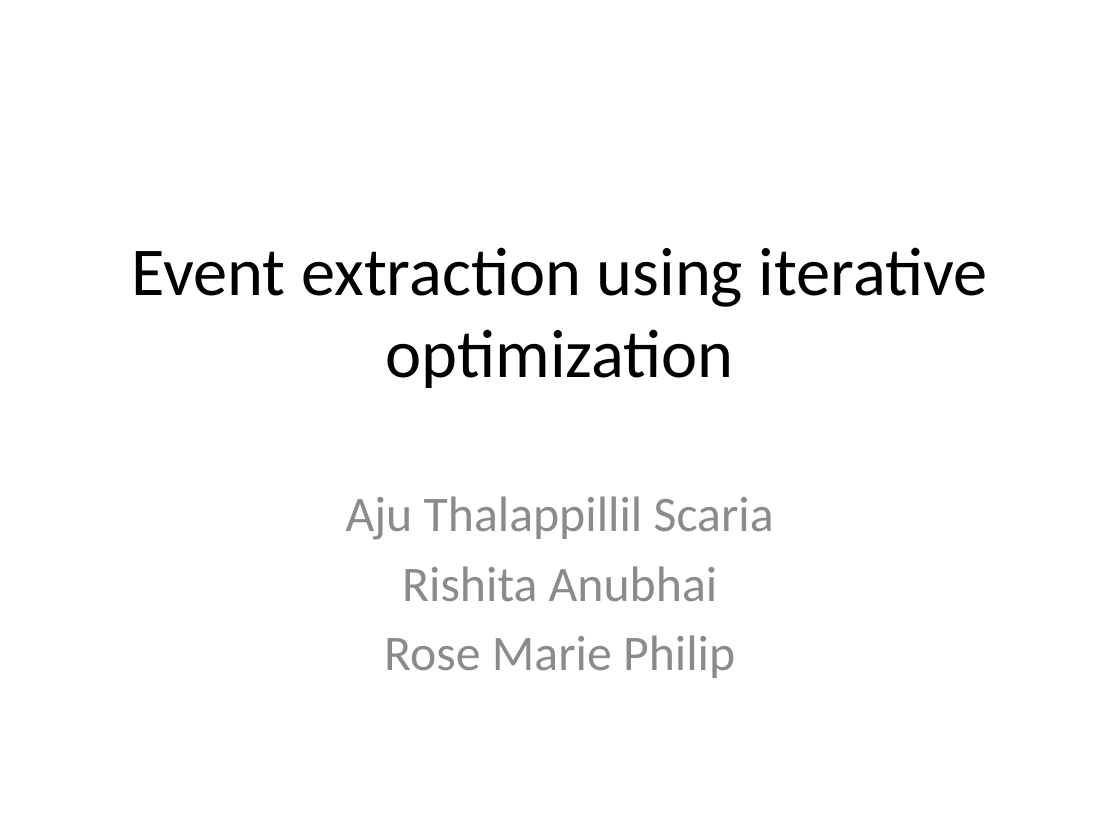
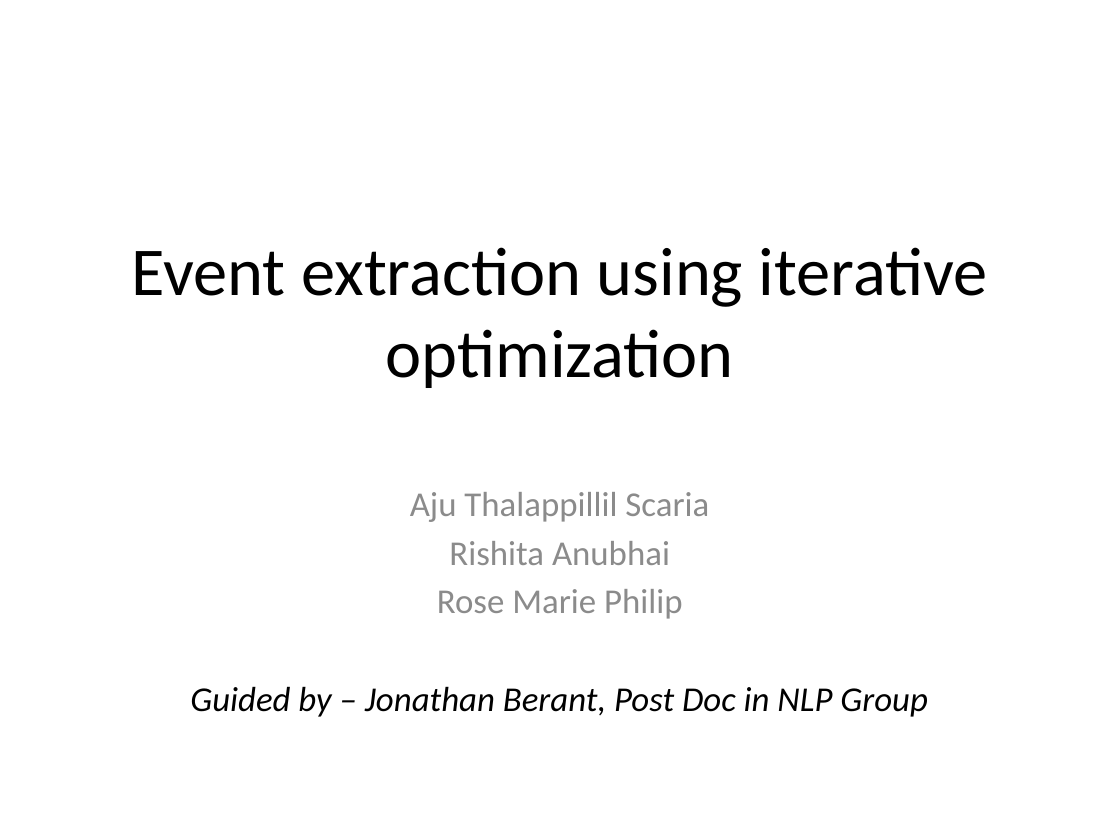
Before and after one commit to ajutscaria/CS224U, a slide deck: slide 1 of Presentation/Anubhai Philip Scaria.pptx. Drawn at 1120x840 pixels with LibreOffice and Linux fonts; fonts in the diff are those of the drawing. Boxes give left, top, right and bottom in pixels: in the first picture for what was removed or moved away, otherwise in the second. Text is boxed around its words. In the diff, an @@ line names an element or a change of style, - is before the commit and + after.

Commit message:
Adding our presentation deck and final report template.

```diff
--- a/Presentation/Anubhai Philip Scaria.pptx
+++ b/Presentation/Anubhai Philip Scaria.pptx
@@ subtitle at <box>410,492,709,619</box>: size 32 to 22.4 pt in "Aju Thalappillil Scaria", "Rishita Anubhai", "Rose Marie Philip"; less space between paragraphs @@
@@ subtitle at <box>190,686,928,717</box>: paragraph added @@
+Guided by – Jonathan Berant, Post Doc in NLP Group
```
Also in this commit, not shown: 19 other files.
